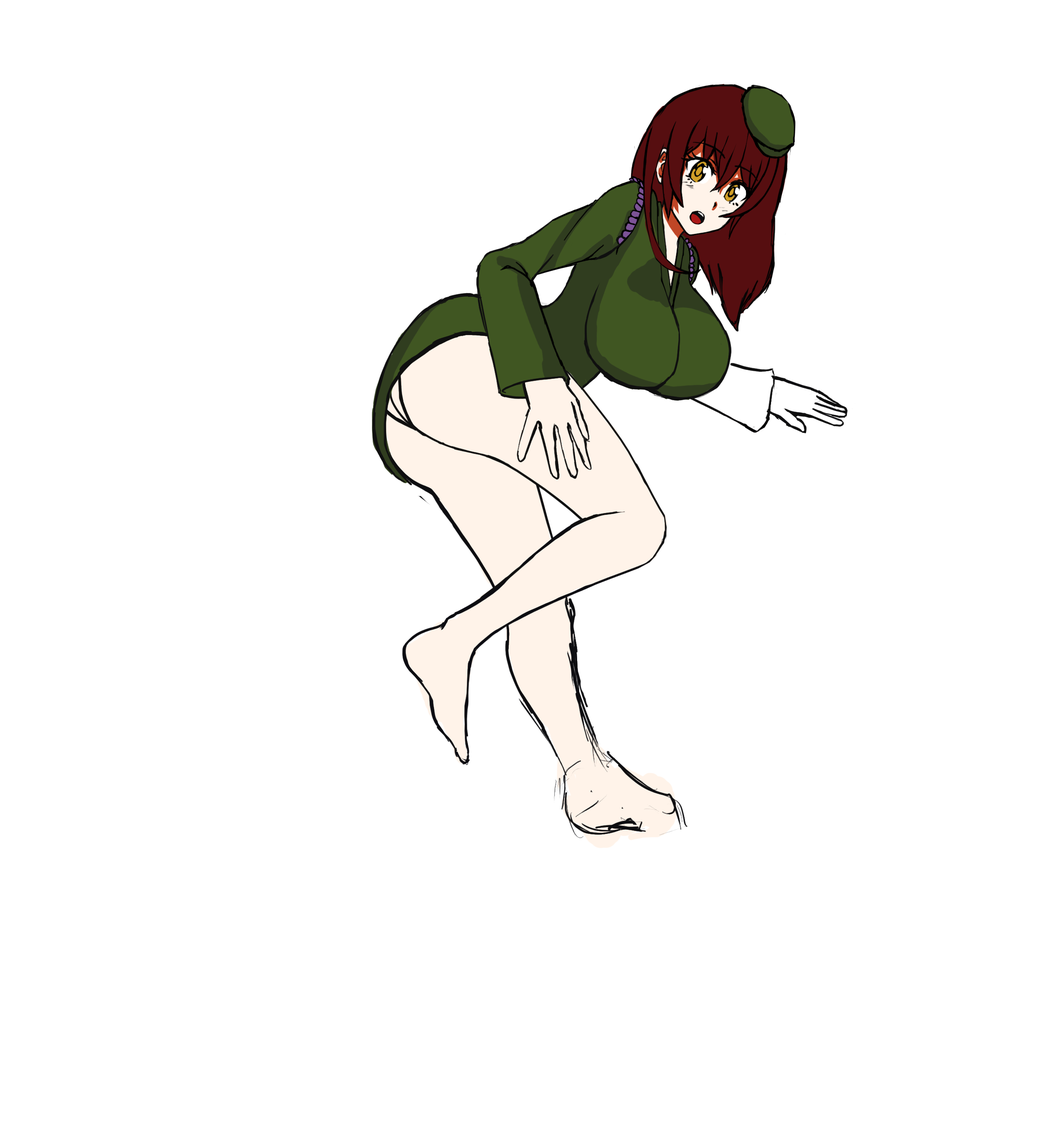
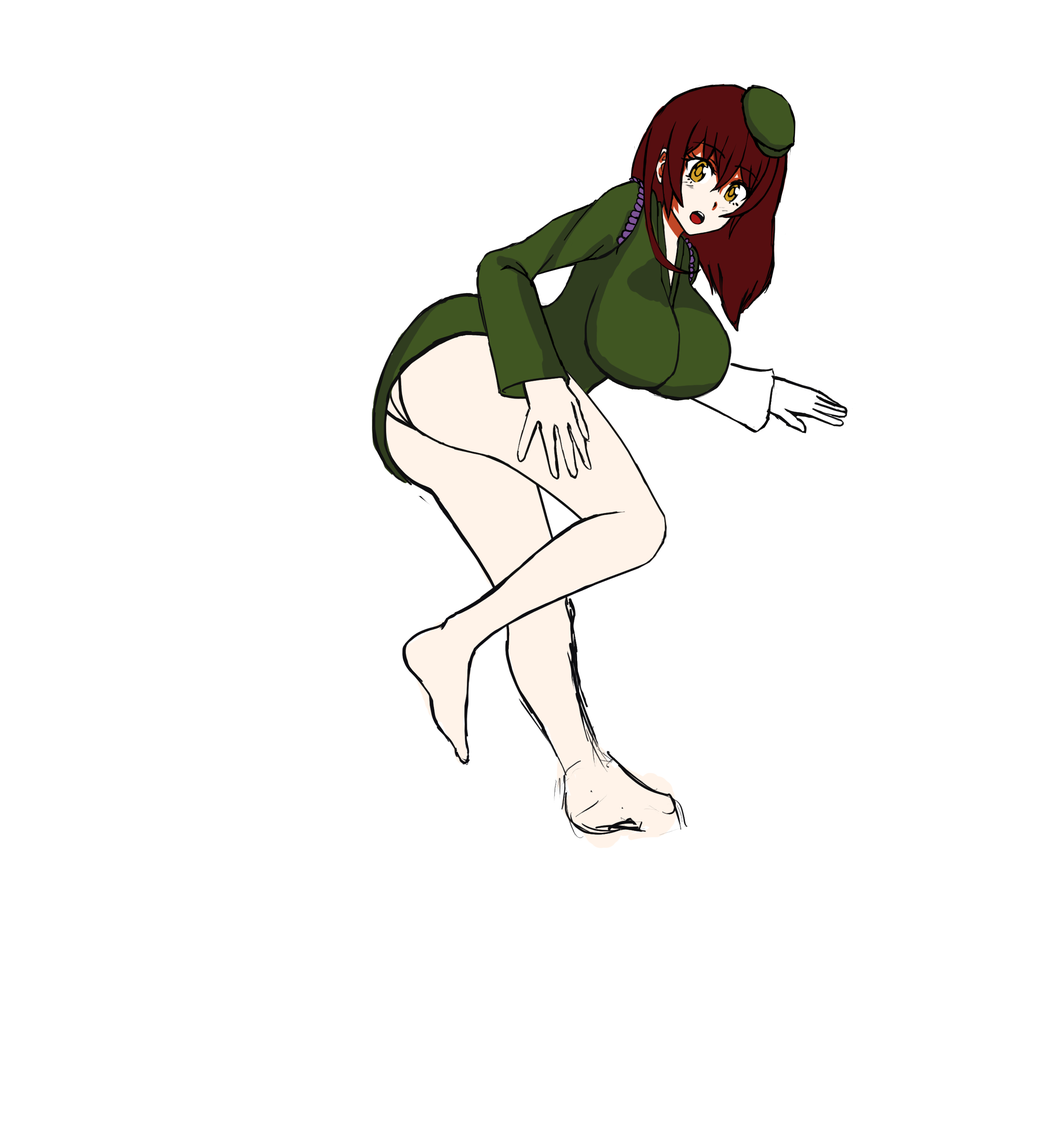
Comparing the layer stacks of the two 1059×1148 images. Changes:
painted on "Layer 11" over [580, 370, 614, 395]
painted on "Layer 35" over [583, 374, 607, 390]
painted on "Layer 22" over [567, 370, 610, 394]
